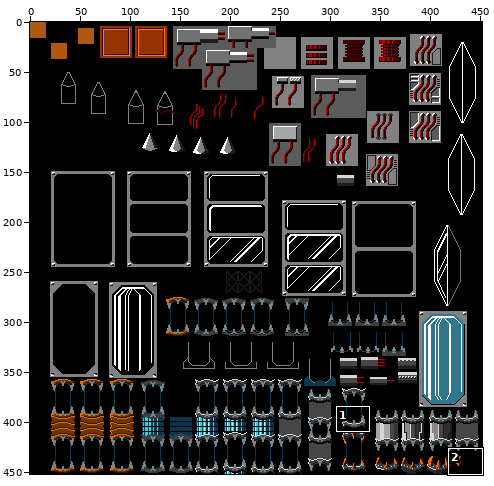
Edited in one commit: sprite sheet (docs/concept-art/new/scraps/scraps_scifi_grey1.png). Above, an overview of the earlier version with the close-up marked.
Close-up. Before:
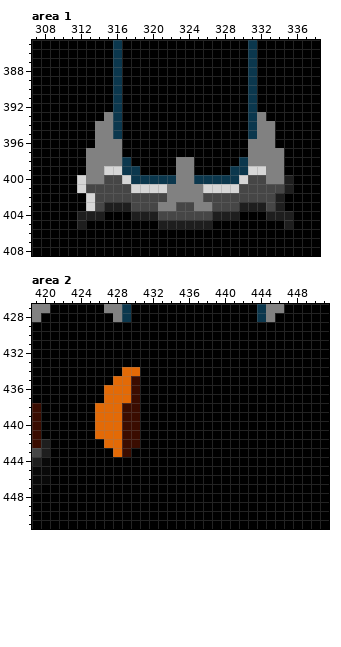
The file is 452x452 pixels. Colours within 5 levels of each other are drawn and written as one. Shown: area 1: x 307..338, y 385..408; area 2: x 419..451, y 427..451.
Now the later version:
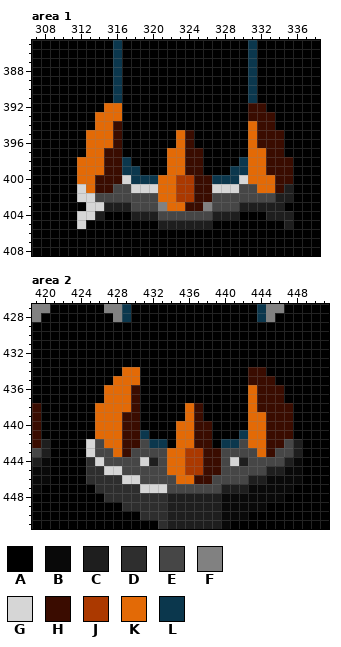
Palette (. is transparent): A #000000  B #090909  C #1e1e1e  D #2e2e2e  E #464646  F #818181  G #d6d6d6  H #3a0c00  J #ab3900  K #e36a06  L #0b374d
Change:
Changed rows in their new state; - is an unchanged pixel.
Area 1:
first column x 312:
392 ---KK--------------HH---
393 --KKK--------------HHH--
394 --KKH--------------KHH--
395 -KKKH------KH------KHHH-
396 -KKKH------KH------KHHH-
397 -KKHH-----KKHH-----KKHH-
398 KKKHH-----KKHH-----KKHHH
399 KKKHH-----KKHH-----KKHHH
400 KKHHH----KKJJHH----KKKHH
401 -KHH-----KKJJHH-----KKH-
402 G--------KKJJHH--------C
403 --G-------KKHH-------C--
404 GG----------------------
405 G-----------------------
Area 2:
first column x 425:
434 ------------------HH----
435 -----K------------HHH---
436 ------------------KHHH--
437 ------------------KHHH--
438 ----K------KH-----KHHHH-
439 -----------KH-----KKHHH-
440 ----------KKHH----KKHHH-
441 ------L---KKHH---LKKHHH-
442 GE----ELL-KKHH-LLEKKHHEC
443 GEE--EEEEKKJJHHEEEEKHEEC
444 DGEEEEGCEKKJJHHEGCEEEECB
445 DDGGEEEEEKKJJHHEEEEECCBB
446 DDDDGGEEEEKKHHEEEECCBBBB
447 -DDDDDGGGEEEEEECCCBBBBB-
448 --DDDDDDDCCCCCCBBBBBBB--
449 ----DDDDDCCCCCCBBBBB----
450 ------DDDCCCCCCBBB------
451 --------DCCCCCCB--------
Changed places in both close-ups, as pixel boxes (x1, y1, x2, y2):
changed: (77, 103, 212, 229)
changed: (248, 103, 293, 211)
changed: (86, 367, 302, 529)
